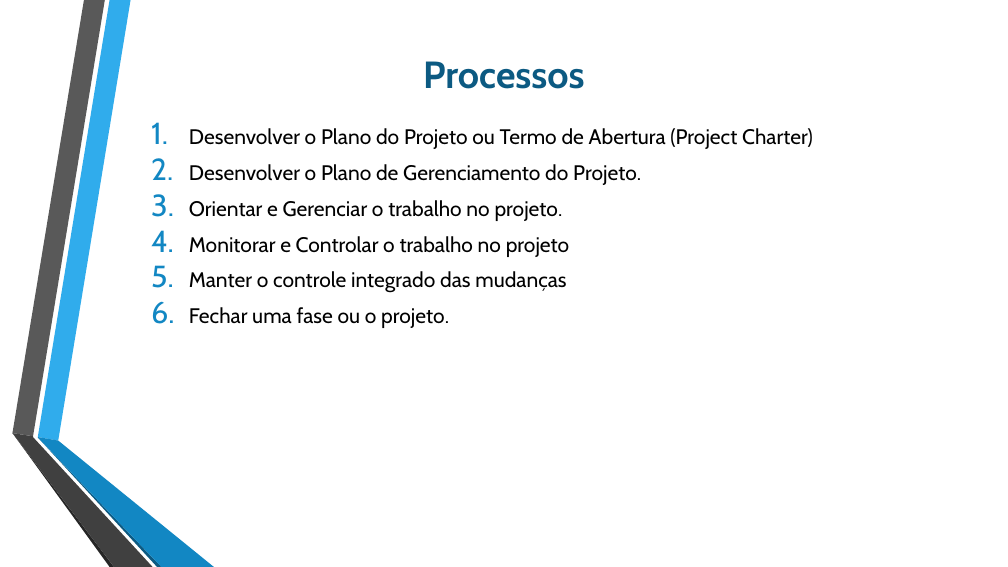
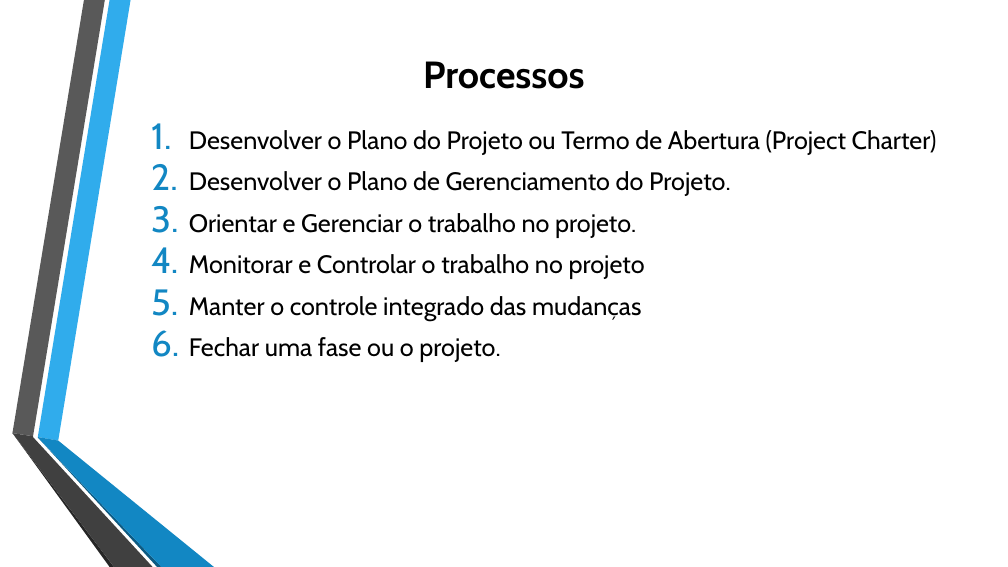
Before and after one commit to jharbes/ADMINISTRACAO-DE-REDES, a slide deck: slide 2 of RELATORIO PROVA P2/relatorio-pmbok-capitulo4-jharbes.pptx. Drawn at 1008x567 pixels with LibreOffice and Linux fonts; fonts in the diff are those of the drawing. Boxes give left, top, right and bottom in pixels: in the first picture for what was removed or moved away, otherwise in the second. Text is boxed around its words. In the diff, an @@ line names an element or a change of style, - is before the commit and + after.

```diff
--- a/RELATORIO PROVA P2/relatorio-pmbok-capitulo4-jharbes.pptx
+++ b/RELATORIO PROVA P2/relatorio-pmbok-capitulo4-jharbes.pptx
@@ title "Processos" at box(423, 61, 584, 89): text colour #0C5A82 to #000000 @@
@@ text "Desenvolver o Plano do Projeto ..." at box(189, 130, 937, 362): size 20 to 24 pt @@
```
Also in this commit, not shown: 7 other slides changed.
